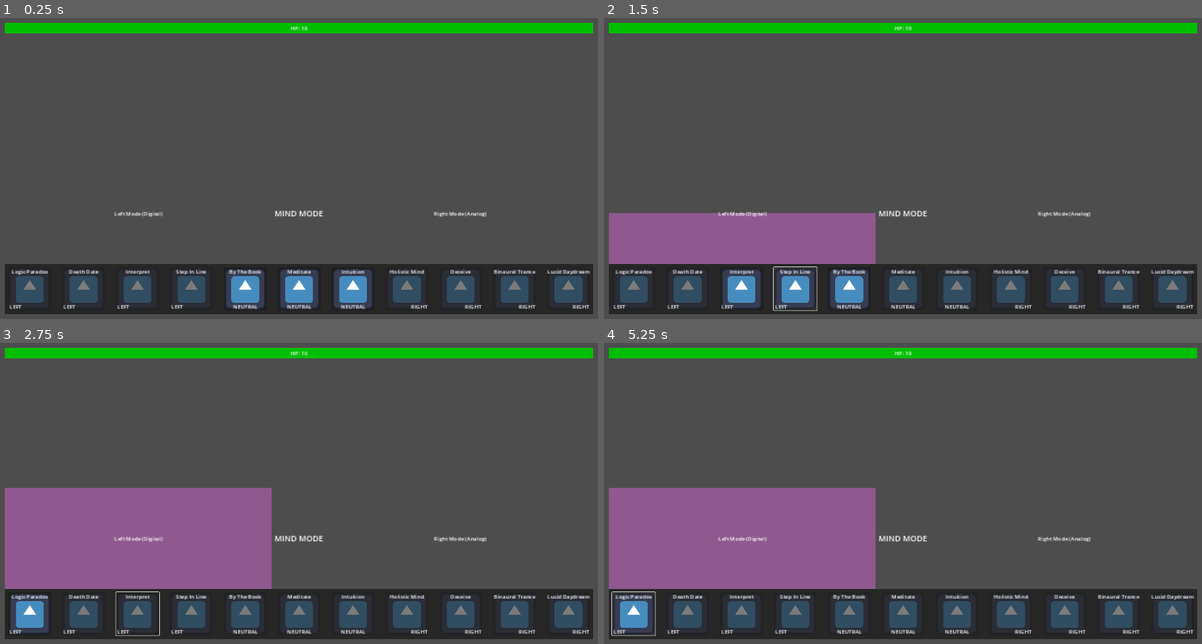
Above: before the commit, frames 1-4 (two rows, left to right).
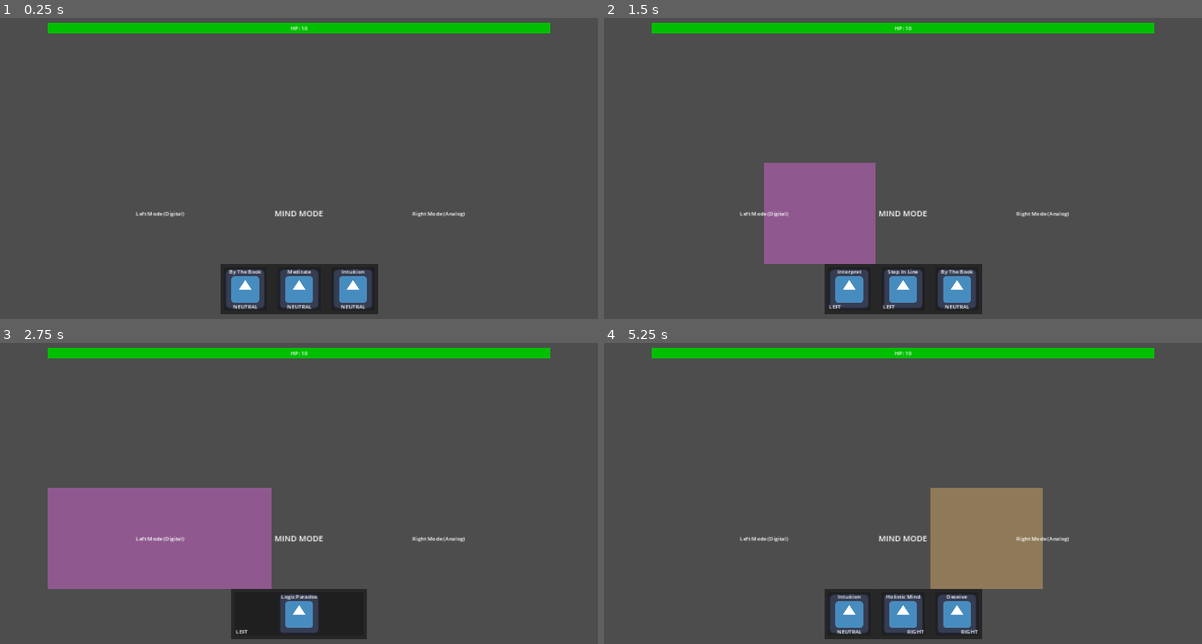
Above: after the commit, the same moments.

Repository: parallax-rat/Brainwave
Game: Godot game, scene res://Scenes/combat_test.tscn
Two runs of this game, one before a commit and one after it. Both use one fixed random seed, a clock stepped at 60 frames per second and the inputs below. The engine's default icon, where the game draws it, is replaced by a stand-in: a white triangle on a blue panel in a dark square.
Inputs:
- Up to frame 1 (0.25 s): no input
- Up to frame 2 (1.5 s): click "By The Book" at 0.5 s; click "Step In Line" at 1.25 s
- Up to frame 3 (2.75 s): click "Interpret" at 2 s
- Up to frame 4 (5.25 s): click "Logic Paradox" at 2.75 s; click "Logic Paradox" (after the commit: "Meditate") at 3.5 s; click "Logic Paradox" (after the commit: "Intuition") at 4.25 s; click "Logic Paradox" (after the commit: "Holistic Mind") at 5 s

The runs differ from the first frame. In frame 1, 12% of the frame differs, in the area x 0-100%, y 1-99%; in frame 2, 21%; in frame 3, 17%; in frame 4, 36%.

Commit message:
prototype mode shifting done

Diff:
--- a/Resources/Skills/Left/Interpret.tres
+++ b/Resources/Skills/Left/Interpret.tres
@@ -7,7 +7,7 @@
 skill_name = "Interpret"
 description = ""
 bonus_effect = "For each skipped enemy turn, increase Logic Paradox's next damage dealt."
-skill_type = 0
+type = 0
 step_value = 2
 skill_number = 2
 damage = 2.0
--- a/Resources/Skills/Left/Logic Paradox.tres
+++ b/Resources/Skills/Left/Logic Paradox.tres
@@ -8,7 +8,7 @@
 description = "Fully digital, you need to create an escape back to a balanced mind. Thus, the paradox is created in your logic thinking and violently snaps you back to your senses."
 bonus_effect = "Debuff Self- Digital skills half damage for three turns."
 type = 0
-step_value = 5
+step_value = 4
 skill_number = 0
 damage = 4.0
 healing = 0
--- a/Resources/Skills/Left/Step in Line.tres
+++ b/Resources/Skills/Left/Step in Line.tres
@@ -7,7 +7,7 @@
 skill_name = "Step In Line"
 description = ""
 bonus_effect = "If enemy has a debuff, add +1 to its duration, and skip their turn."
-skill_type = 0
+type = 0
 step_value = 1
 skill_number = 3
 damage = 1.0
--- a/Resources/Skills/Right/Lucid Daydream.tres
+++ b/Resources/Skills/Right/Lucid Daydream.tres
@@ -8,7 +8,7 @@
 description = "Fully analog, you need to create an escape back to a balanced mind. Thus, your lucidity snaps you out of an endless daydream and back to reality."
 bonus_effect = "Debuff Self- Analog skills half damage for three turns."
 type = 2
-step_value = 5
+step_value = 4
 skill_number = 10
 damage = 4.0
 healing = 0
--- a/Scenes/combat_test.tscn
+++ b/Scenes/combat_test.tscn
@@ -126,7 +126,7 @@
 theme_override_styles/fill = SubResource("StyleBoxFlat_7vqtm")
 max_value = 4.0
 step = 1.0
-fill_mode = 3
+fill_mode = 1
 show_percentage = false
 script = ExtResource("3_so8xm")
 
@@ -168,7 +168,6 @@
 theme_override_styles/fill = SubResource("StyleBoxFlat_nomib")
 max_value = 4.0
 step = 1.0
-fill_mode = 3
 show_percentage = false
 script = ExtResource("4_3pl6f")
 
@@ -186,147 +185,142 @@
 horizontal_alignment = 1
 vertical_alignment = 1
 
-[node name="PanelContainer" type="PanelContainer" parent="GUI/CenterContainer/VBoxContainer"]
-layout_mode = 2
+[node name="SkillBar" type="PanelContainer" parent="GUI/CenterContainer/VBoxContainer"]
+layout_mode = 2
+size_flags_horizontal = 4
 theme_override_styles/panel = SubResource("StyleBoxFlat_7ktma")
 
-[node name="MarginContainer" type="MarginContainer" parent="GUI/CenterContainer/VBoxContainer/PanelContainer"]
-layout_mode = 2
+[node name="MarginContainer" type="MarginContainer" parent="GUI/CenterContainer/VBoxContainer/SkillBar"]
+layout_mode = 2
+size_flags_horizontal = 4
 size_flags_vertical = 4
 theme_override_constants/margin_left = 10
 theme_override_constants/margin_top = 10
 theme_override_constants/margin_right = 10
 theme_override_constants/margin_bottom = 10
 
-[node name="HBoxContainer" type="HBoxContainer" parent="GUI/CenterContainer/VBoxContainer/PanelContainer/MarginContainer"]
-layout_mode = 2
+[node name="HBoxSkillBar" type="HBoxContainer" parent="GUI/CenterContainer/VBoxContainer/SkillBar/MarginContainer"]
+layout_mode = 2
+size_flags_horizontal = 4
 theme_override_constants/separation = 32
 alignment = 1
 
-[node name="LeftActionBar" type="HBoxContainer" parent="GUI/CenterContainer/VBoxContainer/PanelContainer/MarginContainer/HBoxContainer" groups=["action_bars"]]
+[node name="LogicParadox" parent="GUI/CenterContainer/VBoxContainer/SkillBar/MarginContainer/HBoxSkillBar" instance=ExtResource("2_2yfi3")]
+visible = false
+custom_minimum_size = Vector2(384, 128)
+layout_mode = 2
+disabled = true
+skill = ExtResource("4_dtipm")
+
+[node name="DeathDate" parent="GUI/CenterContainer/VBoxContainer/SkillBar/MarginContainer/HBoxSkillBar" instance=ExtResource("2_2yfi3")]
+visible = false
 layout_mode = 2
 size_flags_horizontal = 10
-theme_override_constants/separation = 32
-alignment = 1
-
-[node name="LeftButton4" parent="GUI/CenterContainer/VBoxContainer/PanelContainer/MarginContainer/HBoxContainer/LeftActionBar" groups=["left_full"] instance=ExtResource("2_2yfi3")]
-layout_mode = 2
-disabled = true
-skill = ExtResource("4_dtipm")
-
-[node name="LeftButton3" parent="GUI/CenterContainer/VBoxContainer/PanelContainer/MarginContainer/HBoxContainer/LeftActionBar" groups=["left_3"] instance=ExtResource("2_2yfi3")]
+focus_neighbor_left = NodePath("../Interpret")
+focus_neighbor_right = NodePath("../LogicParadox")
+focus_next = NodePath("../LogicParadox")
+focus_previous = NodePath("../Interpret")
+disabled = true
+skill = ExtResource("5_xmsad")
+
+[node name="Interpret" parent="GUI/CenterContainer/VBoxContainer/SkillBar/MarginContainer/HBoxSkillBar" instance=ExtResource("2_2yfi3")]
+visible = false
 layout_mode = 2
 size_flags_horizontal = 10
-focus_neighbor_left = NodePath("../LeftButton2")
-focus_neighbor_right = NodePath("../LeftButton4")
-focus_next = NodePath("../LeftButton4")
-focus_previous = NodePath("../LeftButton2")
-disabled = true
-skill = ExtResource("5_xmsad")
-
-[node name="LeftButton2" parent="GUI/CenterContainer/VBoxContainer/PanelContainer/MarginContainer/HBoxContainer/LeftActionBar" groups=["left_2", "left_3"] instance=ExtResource("2_2yfi3")]
-layout_mode = 2
-size_flags_horizontal = 10
-focus_neighbor_right = NodePath("../LeftButton3")
-focus_next = NodePath("../LeftButton3")
+focus_neighbor_right = NodePath("../DeathDate")
+focus_next = NodePath("../DeathDate")
 disabled = true
 skill = ExtResource("4_gojse")
 
-[node name="MiddleActionBar" type="HBoxContainer" parent="GUI/CenterContainer/VBoxContainer/PanelContainer/MarginContainer/HBoxContainer" groups=["action_bars"]]
-layout_mode = 2
-size_flags_horizontal = 6
-theme_override_constants/separation = 32
-alignment = 1
-
-[node name="LeftButton1" parent="GUI/CenterContainer/VBoxContainer/PanelContainer/MarginContainer/HBoxContainer/MiddleActionBar" node_paths=PackedStringArray("name_label", "shift_label") groups=["left_1", "left_2", "left_3"] instance=ExtResource("2_2yfi3")]
-layout_mode = 2
-size_flags_horizontal = 1
-size_flags_vertical = 1
-focus_neighbor_right = NodePath("../NeutralButton2")
-focus_next = NodePath("../NeutralButton2")
+[node name="StepInLine" parent="GUI/CenterContainer/VBoxContainer/SkillBar/MarginContainer/HBoxSkillBar" node_paths=PackedStringArray("name_label", "shift_label") instance=ExtResource("2_2yfi3")]
+visible = false
+layout_mode = 2
+size_flags_horizontal = 1
+size_flags_vertical = 1
+focus_neighbor_right = NodePath("../Meditate")
+focus_next = NodePath("../Meditate")
 disabled = true
 skill = ExtResource("4_tmc7s")
-name_label = NodePath("../../LeftActionBar/LeftButton2/Name")
-shift_label = NodePath("../../LeftActionBar/LeftButton2/MarginContainer/ShiftDirectionLabel")
-
-[node name="NeutralButton1" parent="GUI/CenterContainer/VBoxContainer/PanelContainer/MarginContainer/HBoxContainer/MiddleActionBar" node_paths=PackedStringArray("name_label", "shift_label") groups=["full_neutral", "left_1", "left_2"] instance=ExtResource("2_2yfi3")]
-layout_mode = 2
-size_flags_horizontal = 1
-size_flags_vertical = 1
-focus_neighbor_right = NodePath("../NeutralButton2")
-focus_next = NodePath("../NeutralButton2")
-disabled = true
+name_label = NodePath("../Interpret/Name")
+shift_label = NodePath("../Interpret/MarginContainer/ShiftDirectionLabel")
+
+[node name="ByTheBook" parent="GUI/CenterContainer/VBoxContainer/SkillBar/MarginContainer/HBoxSkillBar" node_paths=PackedStringArray("name_label", "shift_label") instance=ExtResource("2_2yfi3")]
+visible = false
+layout_mode = 2
+size_flags_horizontal = 1
+size_flags_vertical = 1
+focus_neighbor_right = NodePath("../Meditate")
+focus_next = NodePath("../Meditate")
 skill = ExtResource("4_syuua")
-name_label = NodePath("../../LeftActionBar/LeftButton2/Name")
-shift_label = NodePath("../../LeftActionBar/LeftButton2/MarginContainer/ShiftDirectionLabel")
-
-[node name="NeutralButton2" parent="GUI/CenterContainer/VBoxContainer/PanelContainer/MarginContainer/HBoxContainer/MiddleActionBar" node_paths=PackedStringArray("name_label", "shift_label") groups=["full_neutral", "left_1", "right_1"] instance=ExtResource("2_2yfi3")]
-layout_mode = 2
-size_flags_horizontal = 1
-size_flags_vertical = 1
-focus_neighbor_left = NodePath("../NeutralButton1")
-focus_neighbor_right = NodePath("../NeutralButton3")
-focus_next = NodePath("../NeutralButton3")
-focus_previous = NodePath("../NeutralButton1")
-disabled = true
+name_label = NodePath("../Interpret/Name")
+shift_label = NodePath("../Interpret/MarginContainer/ShiftDirectionLabel")
+
+[node name="Meditate" parent="GUI/CenterContainer/VBoxContainer/SkillBar/MarginContainer/HBoxSkillBar" node_paths=PackedStringArray("name_label", "shift_label") instance=ExtResource("2_2yfi3")]
+visible = false
+layout_mode = 2
+size_flags_horizontal = 1
+size_flags_vertical = 1
+focus_neighbor_left = NodePath("../ByTheBook")
+focus_neighbor_right = NodePath("../Intuition")
+focus_next = NodePath("../Intuition")
+focus_previous = NodePath("../ByTheBook")
 skill = ExtResource("5_wwlx2")
-name_label = NodePath("../../LeftActionBar/LeftButton3/Name")
-shift_label = NodePath("../../LeftActionBar/LeftButton3/MarginContainer/ShiftDirectionLabel")
-
-[node name="NeutralButton3" parent="GUI/CenterContainer/VBoxContainer/PanelContainer/MarginContainer/HBoxContainer/MiddleActionBar" node_paths=PackedStringArray("name_label", "shift_label") groups=["full_neutral", "right_1", "right_2"] instance=ExtResource("2_2yfi3")]
-layout_mode = 2
-size_flags_horizontal = 1
-size_flags_vertical = 1
-disabled = true
+name_label = NodePath("../DeathDate/Name")
+shift_label = NodePath("../DeathDate/MarginContainer/ShiftDirectionLabel")
+
+[node name="Intuition" parent="GUI/CenterContainer/VBoxContainer/SkillBar/MarginContainer/HBoxSkillBar" node_paths=PackedStringArray("name_label", "shift_label") instance=ExtResource("2_2yfi3")]
+visible = false
+layout_mode = 2
+size_flags_horizontal = 1
+size_flags_vertical = 1
 skill = ExtResource("6_ni2hc")
-name_label = NodePath("../../LeftActionBar/LeftButton4/Name")
-shift_label = NodePath("../../LeftActionBar/LeftButton4/MarginContainer/ShiftDirectionLabel")
-
-[node name="RightButton1" parent="GUI/CenterContainer/VBoxContainer/PanelContainer/MarginContainer/HBoxContainer/MiddleActionBar" node_paths=PackedStringArray("name_label", "shift_label") groups=["right_1", "right_2", "right_3"] instance=ExtResource("2_2yfi3")]
+name_label = NodePath("../LogicParadox/Name")
+shift_label = NodePath("../LogicParadox/MarginContainer/ShiftDirectionLabel")
+
+[node name="HolisticMind" parent="GUI/CenterContainer/VBoxContainer/SkillBar/MarginContainer/HBoxSkillBar" node_paths=PackedStringArray("name_label", "shift_label") instance=ExtResource("2_2yfi3")]
+visible = false
 layout_mode = 2
 size_flags_horizontal = 1
 size_flags_vertical = 1
 disabled = true
 skill = ExtResource("8_yrrqf")
-name_label = NodePath("../../LeftActionBar/LeftButton4/Name")
-shift_label = NodePath("../../LeftActionBar/LeftButton4/MarginContainer/ShiftDirectionLabel")
-
-[node name="RightActionBar" type="HBoxContainer" parent="GUI/CenterContainer/VBoxContainer/PanelContainer/MarginContainer/HBoxContainer" groups=["action_bars"]]
+name_label = NodePath("../LogicParadox/Name")
+shift_label = NodePath("../LogicParadox/MarginContainer/ShiftDirectionLabel")
+
+[node name="Deceive" parent="GUI/CenterContainer/VBoxContainer/SkillBar/MarginContainer/HBoxSkillBar" node_paths=PackedStringArray("name_label", "shift_label") instance=ExtResource("2_2yfi3")]
+visible = false
 layout_mode = 2
 size_flags_horizontal = 2
-theme_override_constants/separation = 32
-alignment = 1
-
-[node name="RightButton2" parent="GUI/CenterContainer/VBoxContainer/PanelContainer/MarginContainer/HBoxContainer/RightActionBar" node_paths=PackedStringArray("name_label", "shift_label") groups=["right_2", "right_3"] instance=ExtResource("2_2yfi3")]
-layout_mode = 2
-size_flags_horizontal = 2
-focus_neighbor_right = NodePath("../RightButton3")
-focus_next = NodePath("../RightButton3")
+focus_neighbor_right = NodePath("../BinauralTrance")
+focus_next = NodePath("../BinauralTrance")
 disabled = true
 skill = ExtResource("10_rh13u")
-name_label = NodePath("../../LeftActionBar/LeftButton2/Name")
-shift_label = NodePath("../../LeftActionBar/LeftButton2/MarginContainer/ShiftDirectionLabel")
-
-[node name="RightButton3" parent="GUI/CenterContainer/VBoxContainer/PanelContainer/MarginContainer/HBoxContainer/RightActionBar" node_paths=PackedStringArray("name_label", "shift_label") groups=["right_3"] instance=ExtResource("2_2yfi3")]
+name_label = NodePath("../Interpret/Name")
+shift_label = NodePath("../Interpret/MarginContainer/ShiftDirectionLabel")
+
+[node name="BinauralTrance" parent="GUI/CenterContainer/VBoxContainer/SkillBar/MarginContainer/HBoxSkillBar" node_paths=PackedStringArray("name_label", "shift_label") instance=ExtResource("2_2yfi3")]
+visible = false
 layout_mode = 2
 size_flags_horizontal = 2
 size_flags_vertical = 4
-focus_neighbor_left = NodePath("../RightButton2")
-focus_neighbor_right = NodePath("../RightButton4")
-focus_next = NodePath("../RightButton4")
-focus_previous = NodePath("../RightButton2")
+focus_neighbor_left = NodePath("../Deceive")
+focus_neighbor_right = NodePath("../LucidDaydream")
+focus_next = NodePath("../LucidDaydream")
+focus_previous = NodePath("../Deceive")
 disabled = true
 skill = ExtResource("11_c0gvj")
-name_label = NodePath("../../LeftActionBar/LeftButton3/Name")
-shift_label = NodePath("../../LeftActionBar/LeftButton3/MarginContainer/ShiftDirectionLabel")
-
-[node name="RightButton4" parent="GUI/CenterContainer/VBoxContainer/PanelContainer/MarginContainer/HBoxContainer/RightActionBar" node_paths=PackedStringArray("name_label", "shift_label") groups=["right_full"] instance=ExtResource("2_2yfi3")]
+name_label = NodePath("../DeathDate/Name")
+shift_label = NodePath("../DeathDate/MarginContainer/ShiftDirectionLabel")
+
+[node name="LucidDaydream" parent="GUI/CenterContainer/VBoxContainer/SkillBar/MarginContainer/HBoxSkillBar" node_paths=PackedStringArray("name_label", "shift_label") instance=ExtResource("2_2yfi3")]
+visible = false
+custom_minimum_size = Vector2(384, 128)
 layout_mode = 2
 size_flags_vertical = 4
 disabled = true
 skill = ExtResource("12_n5ch3")
-name_label = NodePath("../../LeftActionBar/LeftButton4/Name")
-shift_label = NodePath("../../LeftActionBar/LeftButton4/MarginContainer/ShiftDirectionLabel")
+name_label = NodePath("../LogicParadox/Name")
+shift_label = NodePath("../LogicParadox/MarginContainer/ShiftDirectionLabel")
 
 [connection signal="hp_changed" from="." to="GUI/CenterContainer/PlayerHealthBar" method="_on_hp_changed"]
 [connection signal="mind_state_changed" from="." to="GUI/CenterContainer/VBoxContainer/HBoxContainer/LeftProgressBar" method="_on_combat_test_mind_state_changed"]
--- a/Scenes/skill_button.tscn
+++ b/Scenes/skill_button.tscn
@@ -3,7 +3,7 @@
 [ext_resource type="Texture2D" uid="uid://dcwcwy1ckkdoh" path="res://icon.svg" id="1_16ftu"]
 [ext_resource type="Script" path="res://Scripts/skill_button.gd" id="2_utbrm"]
 
-[node name="Button" type="Button" node_paths=PackedStringArray("name_label", "shift_label") groups=["skill_buttons"]]
+[node name="Button" type="Button" node_paths=PackedStringArray("name_label", "shift_label")]
 custom_minimum_size = Vector2(128, 128)
 offset_right = 128.0
 offset_bottom = 128.0
@@ -16,6 +16,9 @@
 script = ExtResource("2_utbrm")
 name_label = NodePath("Name")
 shift_label = NodePath("MarginContainer/ShiftDirectionLabel")
+left_color = Color(0, 1, 1, 1)
+neutral_color = Color(0.572549, 0.572549, 0.572549, 1)
+right_color = Color(0, 0.807843, 0.415686, 1)
 
 [node name="MarginContainer" type="MarginContainer" parent="."]
 layout_mode = 1
--- a/Scripts/game.gd
+++ b/Scripts/game.gd
@@ -31,14 +31,37 @@
 		mind_state_changed.emit(new_state)
 		if mind_state < FULL_NEUTRAL:
 			mode = LEFT
-		elif mind_state > FULL_NEUTRAL:
+			if mind_state == FULL_LEFT:
+				skill_buttons[0].visible = true
+		if mind_state > FULL_NEUTRAL:
 			mode = RIGHT
-		else:
+			if mind_state == FULL_RIGHT:
+				skill_buttons[10].visible = true
+		if mind_state == FULL_NEUTRAL:
 			mode = NEUTRAL
+		printt("New mind state: ",str(mind_state))
 
 var health_display : Label
 var skill_buttons
-var mode = NEUTRAL
+var mode : int :
+	get:
+		return mode
+	set(new_mode):
+		if new_mode != mode:
+			mode = clamp(new_mode,0,2)
+			printt("New mode: ",str(mode))
+
+var mode_range = {
+	FULL_LEFT: 0,
+	LEFT_3: range(1,4),
+	LEFT_2: range(2,5),
+	LEFT_1: range(3,6),
+	FULL_NEUTRAL: range(4,7),
+	RIGHT_1: range(5,8),
+	RIGHT_2: range(6,9),
+	RIGHT_3: range(7,10),
+	FULL_RIGHT: 10,
+}
 
 @onready var left_progress_bar = $GUI/CenterContainer/VBoxContainer/HBoxContainer/LeftProgressBar
 @onready var right_progress_bar = $GUI/CenterContainer/VBoxContainer/HBoxContainer/RightProgressBar
@@ -54,6 +77,7 @@
 func _ready():
 	skill_buttons = get_tree().get_nodes_in_group("skill_buttons")
 	mind_state = FULL_NEUTRAL
+	mode
 	printt("Starting Mind State: ",mind_state)
 	call_deferred("connect_buttons")
 	call_deferred("enable_buttons")
@@ -66,47 +90,54 @@
 
 func _on_activate_skill(skill):
 	print(skill.skill_name + " activated.")
+	printt("Type:",str(skill.type),"Step:",str(skill.step_value))
 
 	for s in skill_buttons:
-		s.disabled = true
+		s.disabled = false
+		s.visible = false
 
-	if skill.type == NEUTRAL and mode == LEFT:
-		mind_shift(RIGHT,skill.step_value)
-	elif skill.type == NEUTRAL and mode == RIGHT:
-		mind_shift(LEFT,skill.step_value)
-	elif skill.type == NEUTRAL and mode == NEUTRAL:
-		match skill.skill_number:
-			4: # by the book
+	if skill.type == NEUTRAL:
+		match mode:
+			LEFT:
+				mind_shift(RIGHT,skill.step_value)
+			NEUTRAL:
+				if skill.skill_name == "By The Book":
+						mind_shift(LEFT,skill.step_value)
+				if skill.skill_name == "Intuition":
+						mind_shift(RIGHT,skill.step_value)
+			RIGHT:
 				mind_shift(LEFT,skill.step_value)
-			6: # intuition
-				mind_shift(RIGHT,skill.step_value)
 	else:
+		printt("Skill NOT neutral","Skill:",str(skill.type))
 		mind_shift(skill.type,skill.step_value)
 
 	enable_buttons()
-	print(mode)
 
 
-func mind_shift(direction, step_val):
-	printt("Mind shifting...",str(direction),str(step_val))
-	if step_val == FULL_NEUTRAL:
+func mind_shift(direction, val):
+	printt("Mind shifting...",str(direction),str(val))
+
+	if val == 4:
 		mind_state = FULL_NEUTRAL
 	elif direction == LEFT:
-		mind_state -= step_val
+		mind_state = mind_state - val
 	elif direction == RIGHT:
-		mind_state += step_val
+		mind_state = mind_state + val
+
+	print("Mind arrived at " + str(mind_state))
 
 
 func enable_buttons():
-	var left = mind_state
-	var center = mind_state + 1
-	var right = mind_state + 2
+	if mind_state == FULL_LEFT:
+		for s in skill_buttons:
+			if s.skill.skill_name != "Logic Paradox":
+				s.visible = false
+		return
+	elif mind_state >= FULL_RIGHT:
+		for s in skill_buttons:
+			if s.skill.skill_name != "Lucid Daydream":
+				s.visible = false
+		return
 
-	if mind_state == FULL_LEFT:
-		skill_buttons[FULL_LEFT].disabled = false
-	elif mind_state == FULL_RIGHT:
-		skill_buttons[FULL_RIGHT].disabled = false
-	else:
-		skill_buttons[left].disabled = false
-		skill_buttons[center].disabled = false
-		skill_buttons[right].disabled = false
+	for n in mode_range[mind_state]:
+		skill_buttons[n].visible = true
--- a/Scripts/skill_button.gd
+++ b/Scripts/skill_button.gd
@@ -1,7 +1,9 @@
 class_name SkillButton
 extends Button
 
-signal activate_skill(skill_name:Skill, button: SkillButton)
+signal activate_skill(skill:Skill)
+
+enum {LEFT, NEUTRAL, RIGHT}
 
 @export var skill : Skill :
 	get:
@@ -16,9 +18,19 @@
 @export_group("Display")
 @export var name_label : Label
 @export var shift_label : Label
+@export_color_no_alpha var left_color : Color
+@export_color_no_alpha var neutral_color : Color
+@export_color_no_alpha var right_color : Color
+@export_group("Interactions")
+@export var button_activate : SkillButton
+@export var button_deactivate : SkillButton
 
 var description : String
 var bonus_effect: String
+
+
+func _enter_tree():
+	add_to_group("skill_buttons")
 
 func update_skill_data():
 	name_label.text = skill.skill_name
@@ -27,4 +39,5 @@
 	shift_label.horizontal_alignment = skill.get_shift_direction()[1]
 
 func _on_pressed():
+
 	activate_skill.emit(skill)
--- a/Scripts/skill_resource.gd
+++ b/Scripts/skill_resource.gd
@@ -36,3 +36,9 @@
 
 func get_skill_number() -> int:
 	return skill_number
+
+func check_skill_type(check) -> bool:
+	if check == type:
+		return true
+	else:
+		return false
